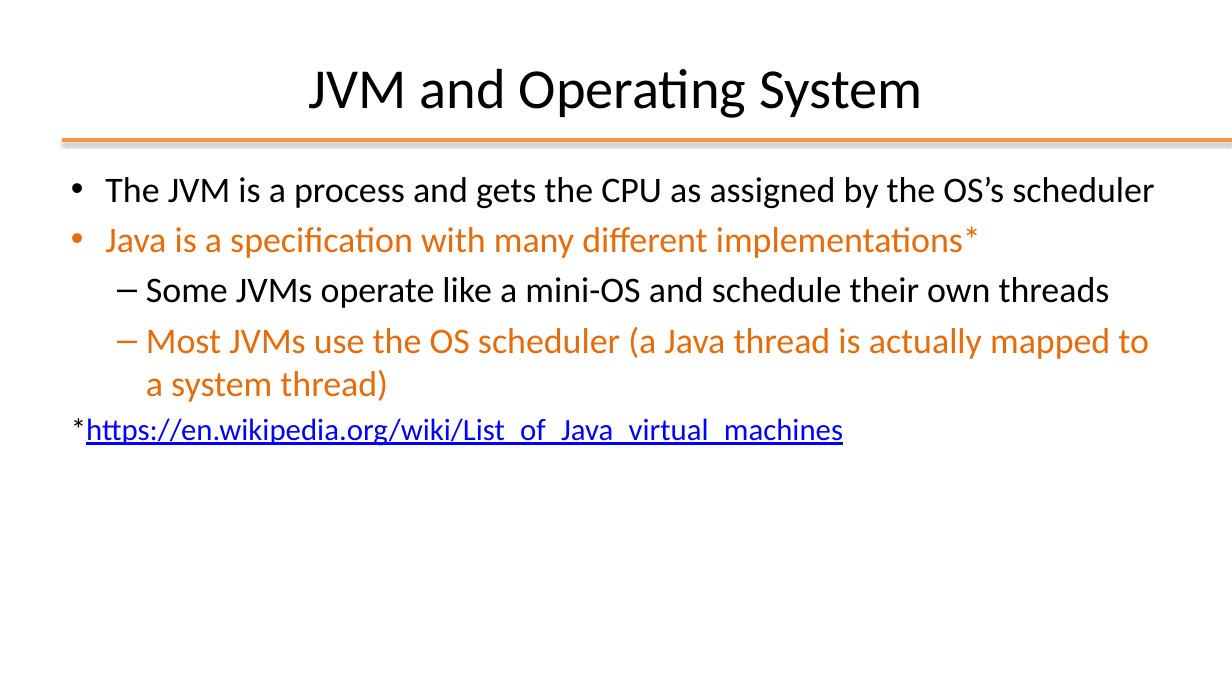
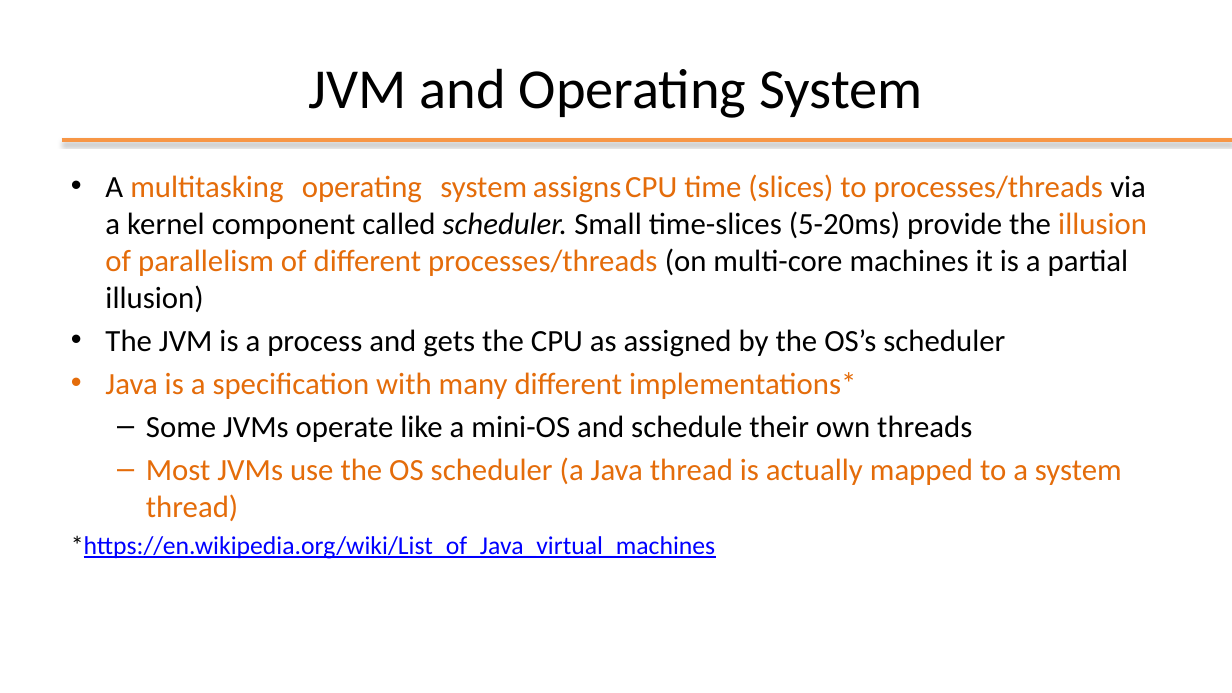
Before and after one commit to plctechnician/ooprogramming, a slide deck: slide 4 of java/slides/ppt/08 - Java Multi-Threading.pptx (slide 6 before the commit). Drawn at 1232x693 pixels with LibreOffice and Linux fonts; fonts in the diff are those of the drawing; background and template pictures are left out. Boxes give left, top, right and bottom in pixels: in the first picture for what was removed or moved away, otherwise in the second. Text is boxed around its words. In the diff, an @@ line names an element or a change of style, - is before the commit and + after.

```diff
--- a/java/slides/ppt/08 - Java Multi-Threading.pptx
+++ b/java/slides/ppt/08 - Java Multi-Threading.pptx
@@ text at (x1=105, y1=174, x2=1147, y2=312): paragraph added @@
+• A multitasking operating system assigns CPU time (slices) to processes/threads via a kernel component called scheduler. Small time-slices (5-20ms) provide the illusion of parallelism of different processes/threads (on multi-core machines it is a partial illusion)
@@ text at (x1=71, y1=329, x2=1122, y2=559): size 28 to 24 pt in "The JVM is a process and gets ...", "Java is a specification with many different ...", "Some JVMs operate like a mini-OS and ...", "Most JVMs use the OS scheduler (a ..."; size 24 to 20 pt in "*https://en.wikipedia.org/wiki/List_of_Java_virtual_machines" @@
```
Also in this commit, not shown: 5 other slides changed, 1 slide removed, 15 other files.
